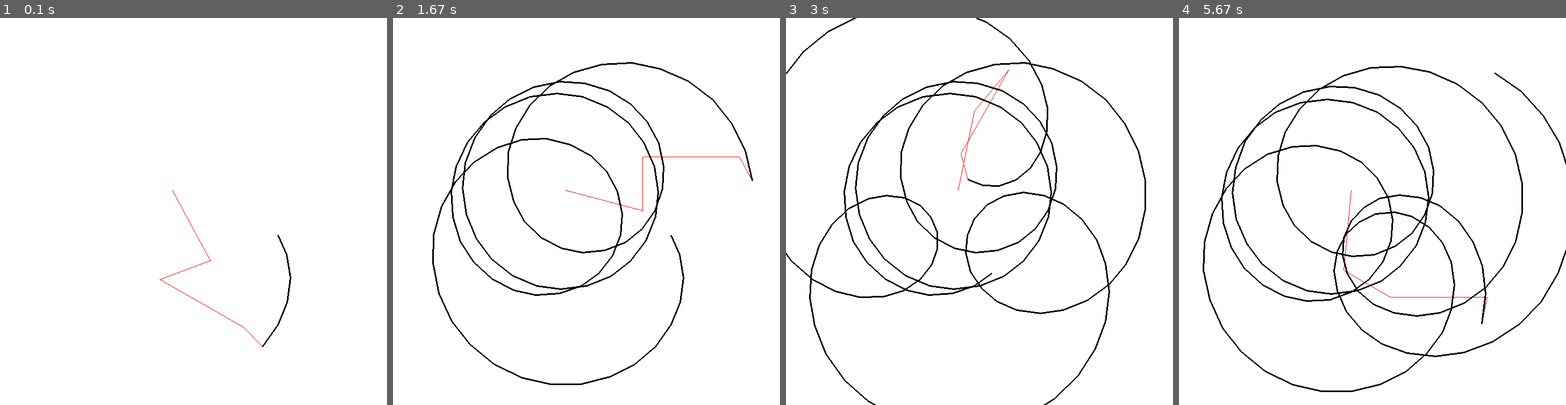
Above: before the commit, frames 1-4 (left to right).
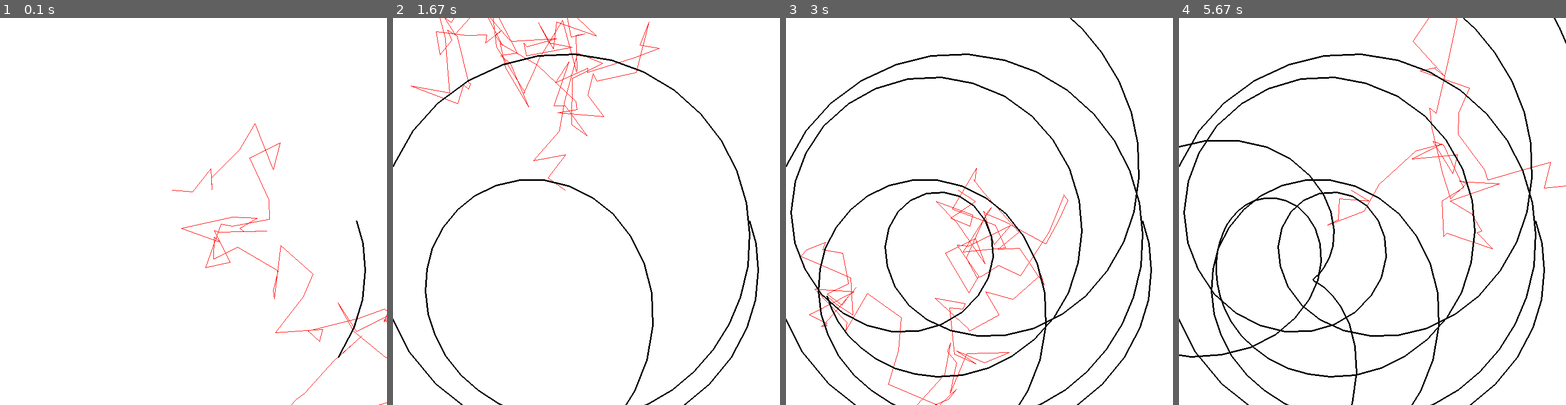
Above: after the commit, the same moments.

Repository: Skullheadx/Complex-Fourier-Series
Game: pygame game, started from main.py
The game is run twice, just before and just after one commit, with the same random seed, the same clock (stepped at 60 frames per second) and the same inputs.
Inputs:
- Up to frame 1 (0.1 s): no input
- Up to frame 2 (1.67 s): no input
- Up to frame 3 (3 s): no input
- Up to frame 4 (5.67 s): no input

The runs differ from the first frame. In frame 1, 0.8% of the frame differs, in the area x 41-100%, y 27-100%; in frame 2, 4.8%; in frame 3, 7.2%; in frame 4, 7.8%, in the area x 0-100%, y 0-100%.

Commit message:
Example Test Cases + generator

Diff:
--- a/main.py
+++ b/main.py
@@ -20,28 +20,33 @@
 
     def update(self, delta, prev):
         self.start = prev.copy()
-        self.arrow = self.arrow.rotate(self.n * delta)
+        self.arrow = self.arrow.rotate(delta*self.n)
 
     def draw(self,surf):
         pygame.draw.line(surf,RED,center + self.start, center + self.start + self.arrow)
 
 class ArrowManager:
-
-    def __init__(self):
-        with open("test.txt","r") as f:
+    update_time = 0
+    buffer_size = 5000
+    def __init__(self, filename):
+        with open(filename,"r") as f:
             contents = f.read().split('\n')
         contents = [tuple(map(int,i.split(" "))) for i in contents]
         self.arrows = [Arrow(i,j, k) for i,j,k in contents]
 
         self.buffer = []
+        self.time = 0
     def update(self, delta):
         prev=pygame.Vector2(0,0)
         for arrow in self.arrows:
             arrow.update(delta, prev)
             prev += arrow.arrow
-        self.buffer.append(prev + center)
-        if len(self.buffer) > 150:
-            del self.buffer[0]
+        if self.time >= self.update_time:
+            self.time -= self.update_time
+            self.buffer.append(prev + center)
+            if len(self.buffer) > self.buffer_size:
+                del self.buffer[0]
+        self.time += delta
     def draw(self, surf):
         for arrow in self.arrows:
             arrow.draw(surf)
@@ -51,13 +56,13 @@
 clock = pygame.time.Clock()
 delta = 0
 is_running = True
-scene = ArrowManager()
+scene = ArrowManager("tests/test1.txt")
 while is_running:
     for event in pygame.event.get():
         if event.type == pygame.QUIT:
             is_running = False
 
-    scene.update(delta/ 1000)
+    scene.update(delta/1000)
 
     screen.fill(WHITE)
     scene.draw(screen)
--- a/test.txt
+++ b/test.txt
@@ -1,4 +1,4 @@
-150 0 200
-100 90 300
-180 270 900
+150 0 20
+100 90 30
+180 270 90
 50 0 10
--- /dev/null
+++ b/test_generator.py
@@ -0,0 +1,12 @@
+import random
+
+def generate():
+    output = ""
+    for _ in range(random.randint(1,100)):
+        output += f"{random.randint(1,100)} {random.randint(0,360)} {random.randint(0,50)}\n"
+
+    return output[:-1]
+
+for i in range(10):
+    with open(f"tests/test{i+1}.txt","w") as f:
+        f.write(generate())
--- /dev/null
+++ b/tests/test1.txt
@@ -0,0 +1,98 @@
+39 309 134
+55 206 689
+39 322 971
+22 171 626
+73 232 457
+57 181 905
+92 353 368
+51 158 981
+63 109 0
+86 360 246
+36 27 197
+70 102 271
+21 91 680
+87 17 574
+47 257 546
+66 136 748
+8 294 505
+90 238 909
+42 106 332
+9 127 540
+37 252 372
+46 131 70
+97 88 419
+74 327 94
+2 245 824
+14 98 935
+41 46 8
+50 285 50
+87 299 558
+37 46 158
+16 351 574
+99 216 195
+80 347 108
+46 13 666
+85 29 646
+88 240 850
+23 339 990
+2 333 179
+30 150 314
+98 268 394
+50 229 800
+40 269 980
+82 246 404
+20 107 878
+69 53 617
+53 215 461
+50 238 287
+63 240 76
+6 60 167
+83 33 169
+57 327 965
+10 74 721
+25 261 80
+87 14 612
+44 7 956
+43 336 789
+56 163 783
+50 70 316
+79 325 660
+80 230 187
+58 144 152
+27 275 453
+17 81 899
+64 132 819
+4 86 858
+99 276 178
+84 84 432
+24 9 689
+45 231 557
+2 286 440
+100 65 514
+65 191 17
+61 329 570
+77 329 309
+80 334 34
+16 259 957
+86 331 915
+73 120 670
+93 87 369
+37 310 614
+12 45 626
+11 169 47
+5 160 5
+89 58 311
+21 6 751
+21 223 314
+35 79 876
+44 125 55
+58 114 999
+37 181 953
+15 91 413
+38 223 687
+16 203 807
+21 233 518
+81 214 645
+69 218 665
+37 92 25
+22 48 526
--- /dev/null
+++ b/tests/test10.txt
@@ -0,0 +1,44 @@
+37 145 259
+53 114 432
+97 219 134
+56 357 676
+100 2 630
+47 341 927
+63 348 547
+76 181 202
+39 212 687
+68 327 337
+24 307 645
+5 25 626
+2 262 966
+18 188 372
+72 87 981
+23 118 460
+15 156 597
+59 38 631
+54 185 416
+81 285 233
+22 63 474
+2 5 952
+2 109 393
+36 85 547
+67 305 69
+2 140 212
+33 106 821
+15 179 312
+58 282 709
+17 86 753
+66 133 952
+72 239 607
+20 31 991
+75 99 584
+94 320 862
+94 89 812
+6 311 290
+86 301 422
+90 158 889
+28 257 946
+92 345 1
+50 71 907
+12 82 274
+3 322 309
--- /dev/null
+++ b/tests/test2.txt
@@ -0,0 +1,9 @@
+49 52 355
+91 148 826
+74 223 529
+75 176 116
+41 191 152
+45 121 695
+16 141 599
+99 137 500
+17 5 800
--- /dev/null
+++ b/tests/test3.txt
@@ -0,0 +1,25 @@
+58 18 680
+50 242 286
+7 332 722
+64 311 702
+93 202 869
+2 99 630
+42 246 103
+47 40 218
+48 287 567
+47 279 573
+1 5 370
+43 174 253
+99 98 489
+42 214 197
+100 204 299
+97 351 663
+13 254 156
+63 126 508
+88 199 644
+52 84 254
+27 148 377
+56 54 794
+44 311 534
+63 79 175
+10 143 263
--- /dev/null
+++ b/tests/test4.txt
@@ -0,0 +1,70 @@
+56 221 183
+11 132 688
+84 306 261
+25 102 491
+2 123 884
+24 103 663
+81 200 937
+89 212 477
+60 235 265
+84 185 916
+67 294 915
+72 344 296
+77 182 697
+30 181 701
+13 176 857
+46 99 112
+5 211 968
+21 38 485
+18 282 574
+60 87 107
+22 254 8
+91 337 487
+93 110 441
+81 213 268
+72 177 457
+35 165 761
+29 255 84
+84 341 68
+76 314 29
+34 163 573
+64 316 547
+81 3 824
+33 332 526
+12 213 23
+28 86 154
+54 254 820
+92 111 396
+52 109 272
+74 184 324
+32 98 235
+38 304 52
+95 336 170
+83 326 74
+9 241 288
+12 271 111
+80 214 800
+9 14 224
+83 321 166
+38 335 890
+36 185 391
+30 244 136
+72 96 580
+18 179 162
+74 107 190
+73 76 54
+37 355 986
+53 190 571
+10 60 103
+22 324 458
+64 292 610
+4 261 915
+12 77 585
+13 328 232
+43 134 781
+45 246 948
+35 81 851
+31 53 815
+68 52 840
+29 96 95
+74 223 457
--- /dev/null
+++ b/tests/test5.txt
@@ -0,0 +1,6 @@
+70 230 740
+72 220 137
+86 26 100
+4 62 28
+49 197 548
+60 210 97
--- /dev/null
+++ b/tests/test6.txt
@@ -0,0 +1,58 @@
+9 49 933
+85 212 375
+24 204 169
+97 346 500
+76 272 573
+11 134 262
+95 358 67
+43 13 728
+51 170 714
+70 110 734
+72 123 397
+51 23 814
+70 35 364
+27 303 953
+62 23 965
+21 93 50
+19 79 504
+87 64 673
+79 256 706
+68 281 433
+46 33 256
+33 168 800
+4 97 895
+41 109 812
+6 208 231
+49 31 59
+93 165 45
+29 138 98
+91 75 607
+49 254 458
+93 105 678
+93 261 382
+39 342 682
+78 326 922
+10 227 387
+88 163 476
+47 355 532
+45 108 505
+27 328 236
+59 319 611
+53 210 997
+24 45 169
+66 91 33
+37 173 903
+6 29 253
+36 326 171
+17 297 507
+46 34 224
+4 156 481
+22 94 8
+13 109 445
+52 69 957
+14 130 642
+53 43 893
+46 224 571
+70 94 990
+72 198 913
+37 307 891
--- /dev/null
+++ b/tests/test7.txt
@@ -0,0 +1,2 @@
+24 170 899
+16 160 98
--- /dev/null
+++ b/tests/test8.txt
@@ -0,0 +1,45 @@
+35 320 497
+11 332 49
+66 360 577
+63 153 717
+32 172 702
+20 178 45
+41 353 708
+8 38 574
+66 7 914
+75 157 41
+65 344 994
+11 132 353
+60 113 243
+92 236 590
+13 255 592
+88 181 369
+6 330 894
+72 92 337
+18 0 823
+11 274 758
+24 180 13
+99 328 367
+62 223 273
+28 210 469
+22 284 501
+34 262 391
+76 227 2
+92 125 134
+5 325 203
+89 79 969
+1 24 516
+97 212 177
+74 128 991
+85 45 99
+4 313 755
+82 189 427
+9 145 343
+95 238 457
+83 347 241
+85 57 290
+85 156 489
+38 116 964
+45 146 29
+91 2 691
+66 317 956
--- /dev/null
+++ b/tests/test9.txt
@@ -0,0 +1,22 @@
+39 77 416
+73 146 409
+66 290 476
+77 78 570
+33 73 599
+4 27 445
+84 310 764
+24 108 461
+58 240 55
+82 102 617
+83 223 171
+29 102 352
+80 232 389
+93 112 600
+30 133 342
+68 133 880
+36 161 280
+22 138 219
+90 11 784
+66 10 378
+54 288 95
+61 89 820
